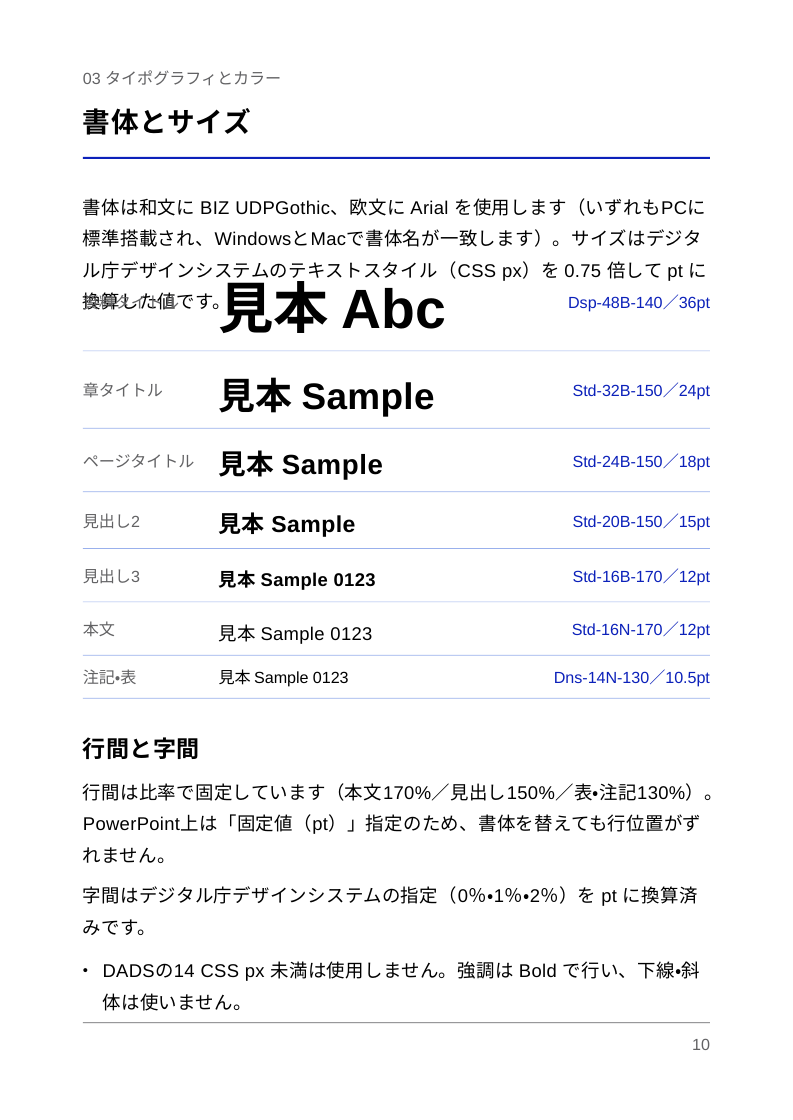
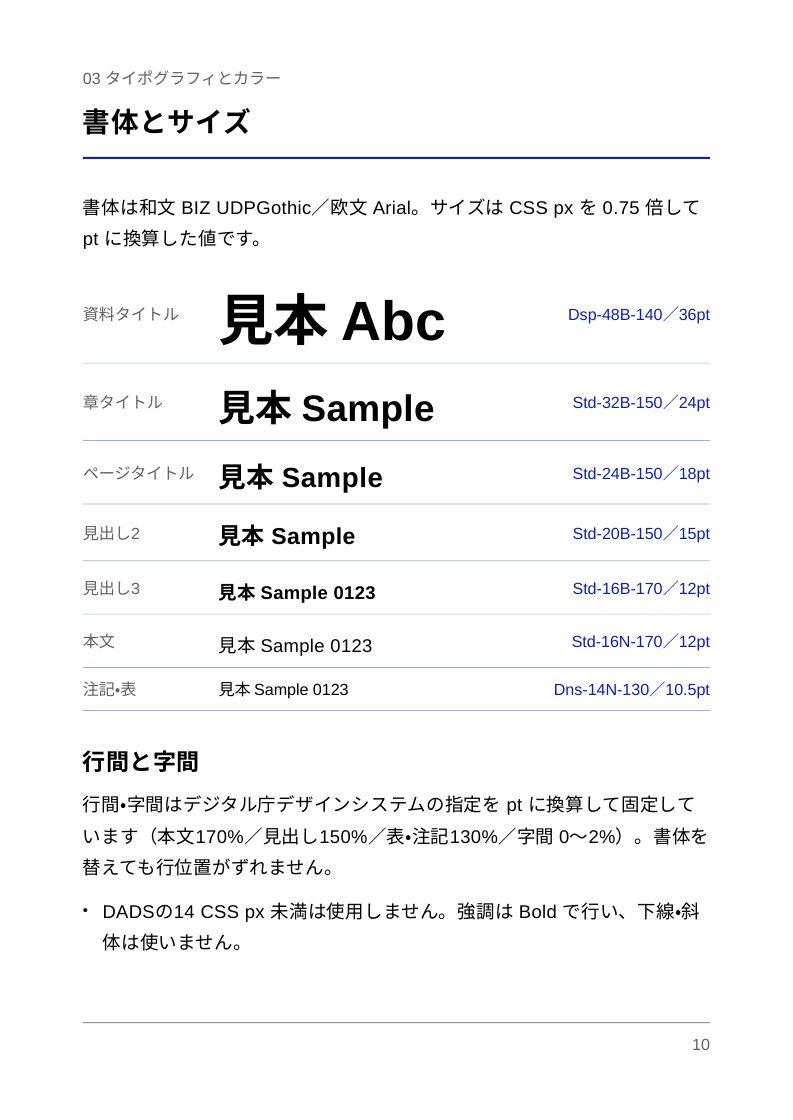
Before and after one commit to BZSusui/kenesis-loop-kit, a slide deck: slide 10 of dads-a4-template/dist/stdfont/STD_B5_Portrait_Template.pptx. Drawn at 793x1120 pixels with LibreOffice and Linux fonts; fonts in the diff are those of the drawing. Boxes give left, top, right and bottom in pixels: in the first picture for what was removed or moved away, otherwise in the second. Text is boxed around its words. In the diff, an @@ line names an element or a change of style, - is before the commit and + after.

```diff
--- a/dads-a4-template/dist/stdfont/STD_B5_Portrait_Template.pptx
+++ b/dads-a4-template/dist/stdfont/STD_B5_Portrait_Template.pptx
@@ text at (83,198,701,249): text changed @@
-書体は和文に BIZ UDPGothic、欧文に Arial を使用します（いずれもPCに標準搭載され、WindowsとMacで書体名が一致します）。サイズはデジタル庁デザインシステムのテキストスタイル（CSS px）を 0.75 倍して pt に換算した値です。
+書体は和文 BIZ UDPGothic／欧文 Arial。サイズは CSS px を 0.75 倍して pt に換算した値です。
@@ rectangle: place and size @@
-rectangle at (83,547,710,549)
+rectangle at (83,560,710,561)
@@ rectangle: place and size @@
-rectangle at (83,601,710,602)
+rectangle at (83,614,710,615)
@@ 22 texts, 5 rectangles: place and size @@
-22 texts, 5 rectangles at (83,272,723,1011)
+22 texts, 5 rectangles at (83,293,710,951)
@@ text at (83,795,709,876): text changed @@
-行間は比率で固定しています（本文170%／見出し150%／表・注記130%）。PowerPoint上は「固定値（pt）」指定のため、書体を替えても行位置がずれません。
-字間はデジタル庁デザインシステムの指定（0％・1％・2％）を pt に換算済みです。
+行間・字間はデジタル庁デザインシステムの指定を pt に換算して固定しています（本文170%／見出し150%／表・注記130%／字間 0〜2%）。書体を替えても行位置がずれません。
```
Also in this commit, not shown: 11 other files.
